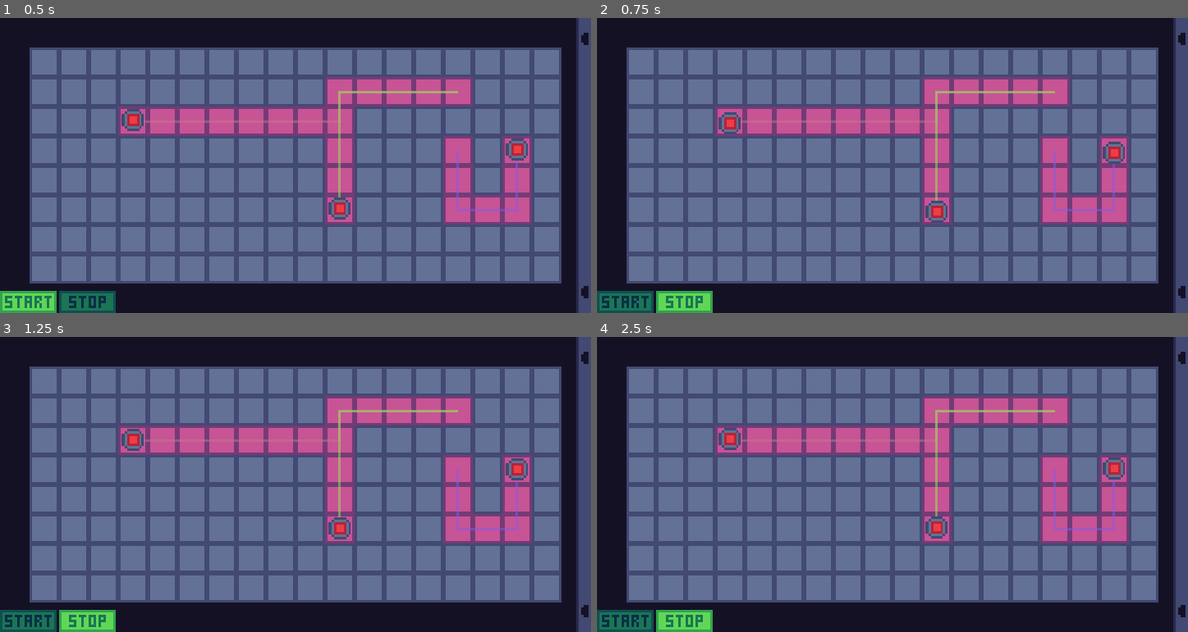
Above: before the commit, frames 1-4 (two rows, left to right).
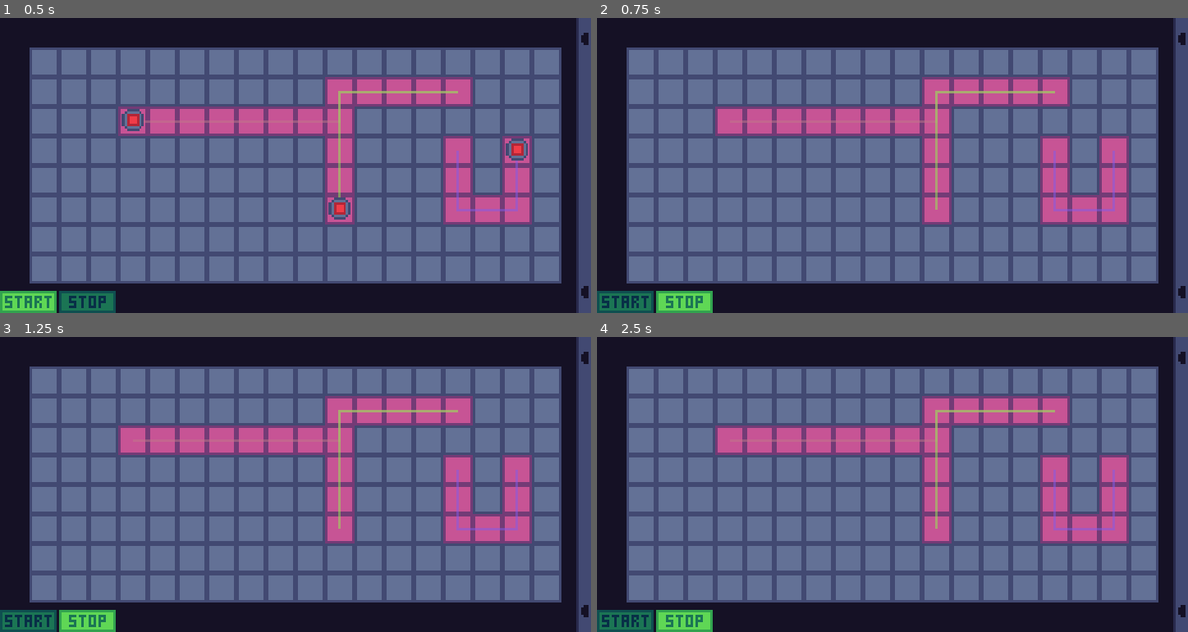
Above: after the commit, the same moments.

Repository: mariothedog/brackeys-game-jam
Game: Godot game, scene res://main/main.tscn
Same seed, same stepped clock (60 frames per second), same inputs: the game is played once before the commit and once after it.
Inputs (mouse positions are in pixels of both pictures, inside the frame that each line leads up to):
- Up to frame 1 (0.5 s): no input
- Up to frame 2 (0.75 s): click (626, 301) at 0.5 s
- Up to frame 3 (1.25 s): no input
- Up to frame 4 (2.5 s): click (685, 620) at 1.25 s; click (626, 620) at 2 s

Frame 1 is identical in both runs. In frame 2, 0.7% of the frame differs, in the area x 20-90%, y 31-70%; in frame 3, 0.7%; in frame 4, 0.7%.

Commit message:
Make enemy spawn indicators disappear when game starts

Diff:
--- a/src/main/level.gd
+++ b/src/main/level.gd
@@ -42,6 +42,17 @@
 	return Color(randf(), randf(), randf(), alpha)
 
 
+func start() -> void:
+	for spawn_indicator in enemy_spawn_indicators.get_children():
+		spawn_indicator.visible = false
+
+
+func stop() -> void:
+	enemies.path_index = 0
+	for spawn_indicator in enemy_spawn_indicators.get_children():
+		spawn_indicator.visible = true
+
+
 func _add_enemy_spawn_indicators(paths: Array) -> void:
 	for path in paths:
 		var start_pos: Vector2 = path[0]
--- a/src/main/main.gd
+++ b/src/main/main.gd
@@ -19,6 +19,7 @@
 
 func _start() -> void:
 	hud.slide_inventory_in()
+	level.start()
 	step_delay.start()
 	for turret in placed_turrets.get_children():
 		turret.toggle_sight_lines(false)
@@ -27,10 +28,10 @@
 
 func _stop() -> void:
 	step_delay.stop()
+	level.stop()
 	Util.queue_free_children(enemies)
 	Util.queue_free_children(bullets)
 	for turret in placed_turrets.get_children():
 		if turret.level > 0:
 			turret.enable()
-	enemies.path_index = 0
 	Global.is_running = false
